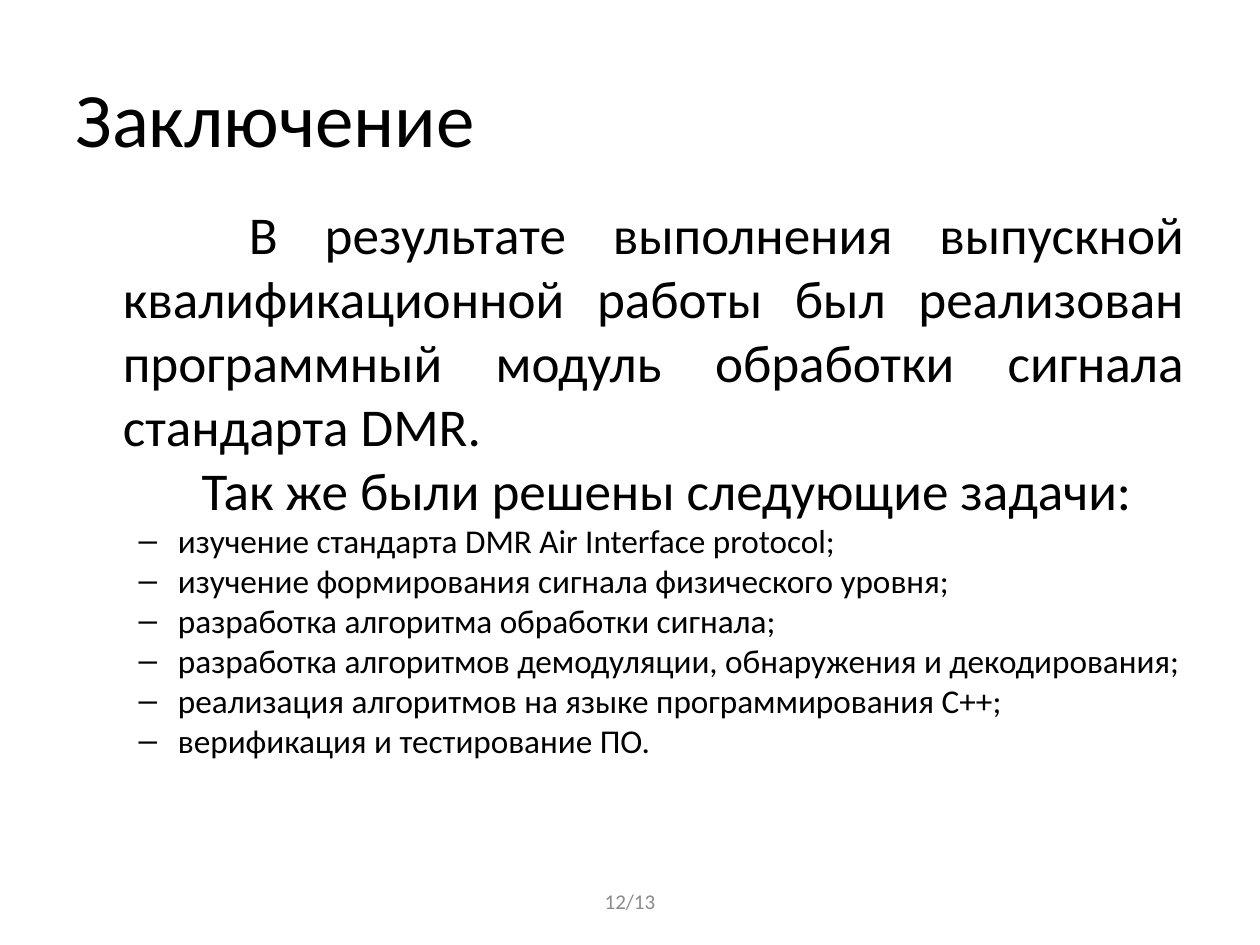
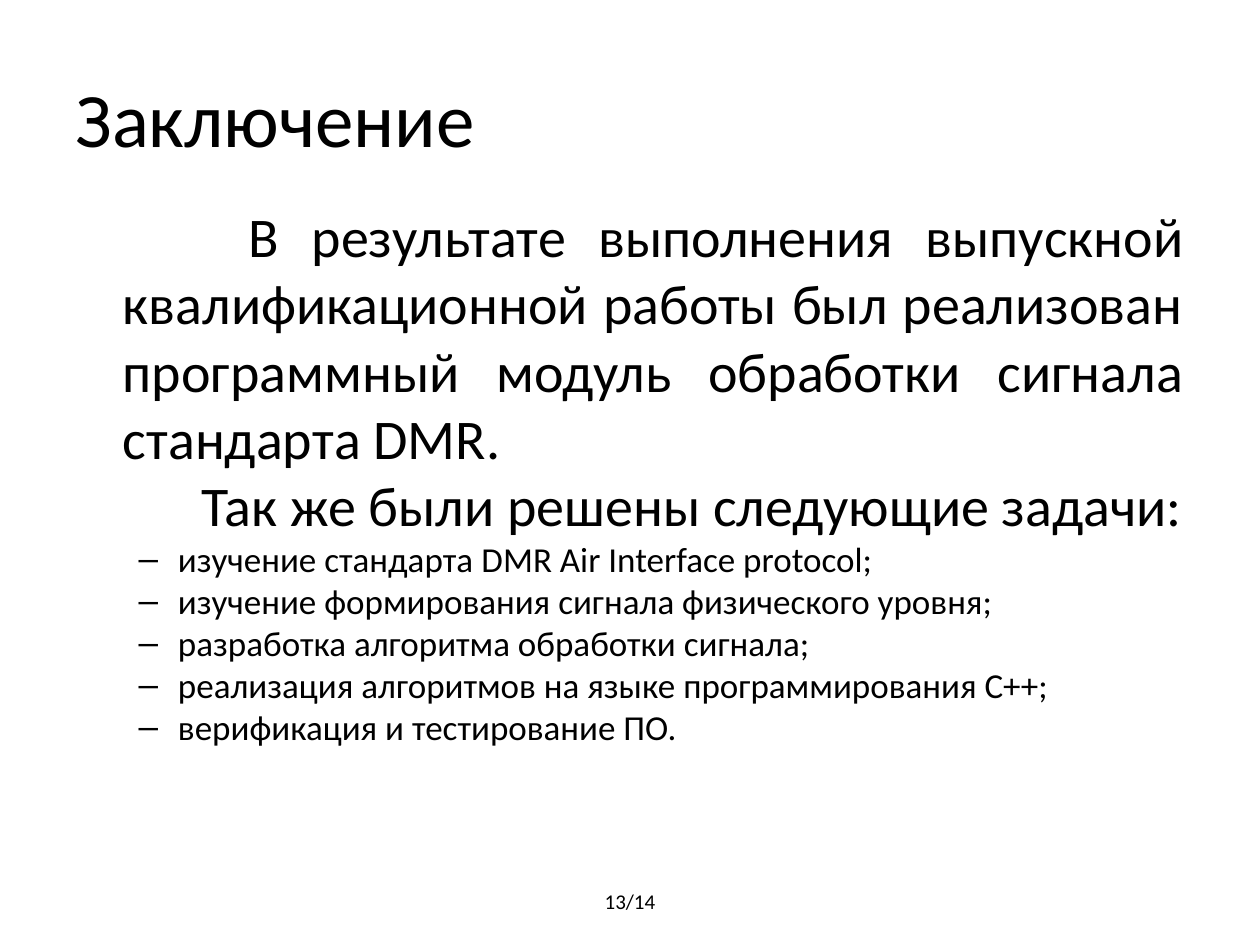
Before and after one commit to BorzhonovAI/magistr, a slide deck: slide 13 of Презентация Диплом.pptx (slide 12 before the commit). Drawn at 1260x945 pixels with LibreOffice and Linux fonts; fonts in the diff are those of the drawing. Boxes give left, top, right and bottom in pixels: in the first picture for what was removed or moved away, otherwise in the second. Text is boxed around its words. In the diff, an @@ line names an element or a change of style, - is before the commit and + after.

```diff
--- a/Презентация Диплом.pptx
+++ b/Презентация Диплом.pptx
@@ text "В результате выполнения выпускной квалификационной ..." at <box>123,219,1184,746</box>: size 30.4 to 32 pt in "В результате выполнения выпускной квалификационной работы бы ...", "Так же были решены следующие задачи:"; size 19 to 20 pt in "изучение стандарта DMR Air Interface protocol;", "изучение формирования сигнала физического уровня;", "разработка алгоритма обработки сигнала;", "реализация алгоритмов на языке программирования С++;" and 1 more places @@
@@ text at <box>178,650,1179,679</box>: paragraph removed @@
-  – разработка алгоритмов демодуляции, обнаружения и декодирования;
@@ text at <box>605,894,656,910</box>: text changed; text colour #8C8C8C to #000000 @@
-12/13
+13/14
```
Also in this commit, not shown: 7 other slides changed, 5 slides added, 4 slides removed, 9 other files.
